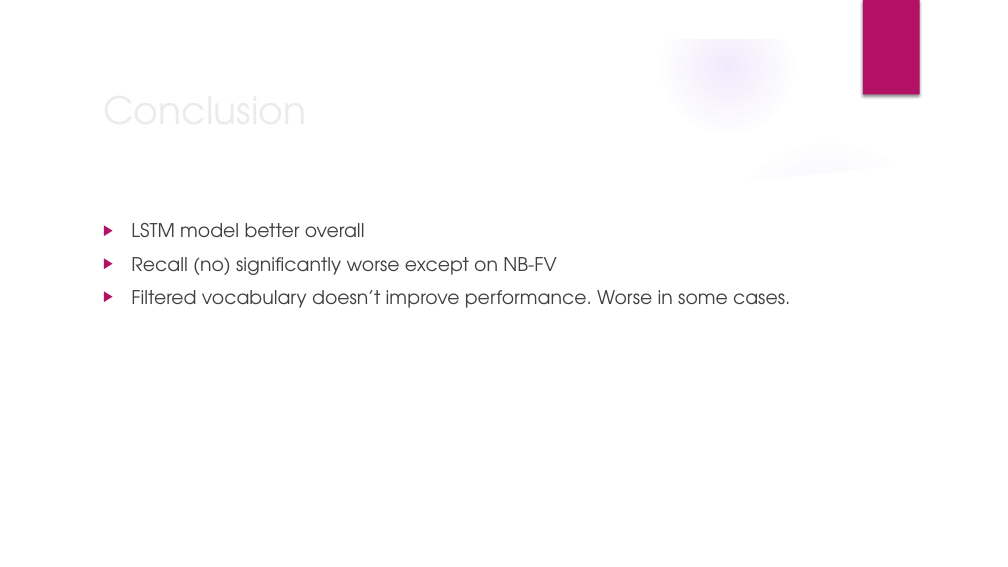
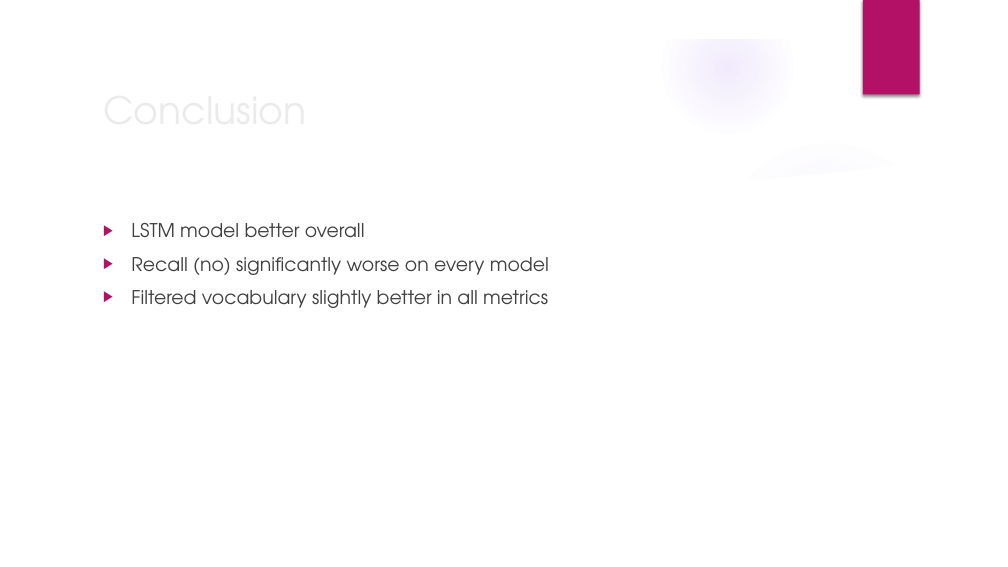
Before and after one commit to bojans1997/472_Assignment3, a slide deck: slide 4 of Assignment 3 analysis.pptx. Drawn at 1008x567 pixels with LibreOffice and Linux fonts; fonts in the diff are those of the drawing; background and template pictures are left out. Boxes give left, top, right and bottom in pixels: in the first picture for what was removed or moved away, otherwise in the second. Text is boxed around its words. In the diff, an @@ line names an element or a change of style, - is before the commit and + after.

```diff
--- a/Assignment 3 analysis.pptx
+++ b/Assignment 3 analysis.pptx
@@ text at (131,257,549,308): text changed @@
-▶ Recall (no) significantly worse except on NB-FV
-▶ Filtered vocabulary doesn’t improve performance. Worse in some cases.
+▶ Recall (no) significantly worse on every model
+▶ Filtered vocabulary slightly better in all metrics
```
Also in this commit, not shown: 1 other slide changed, 1 other file.
